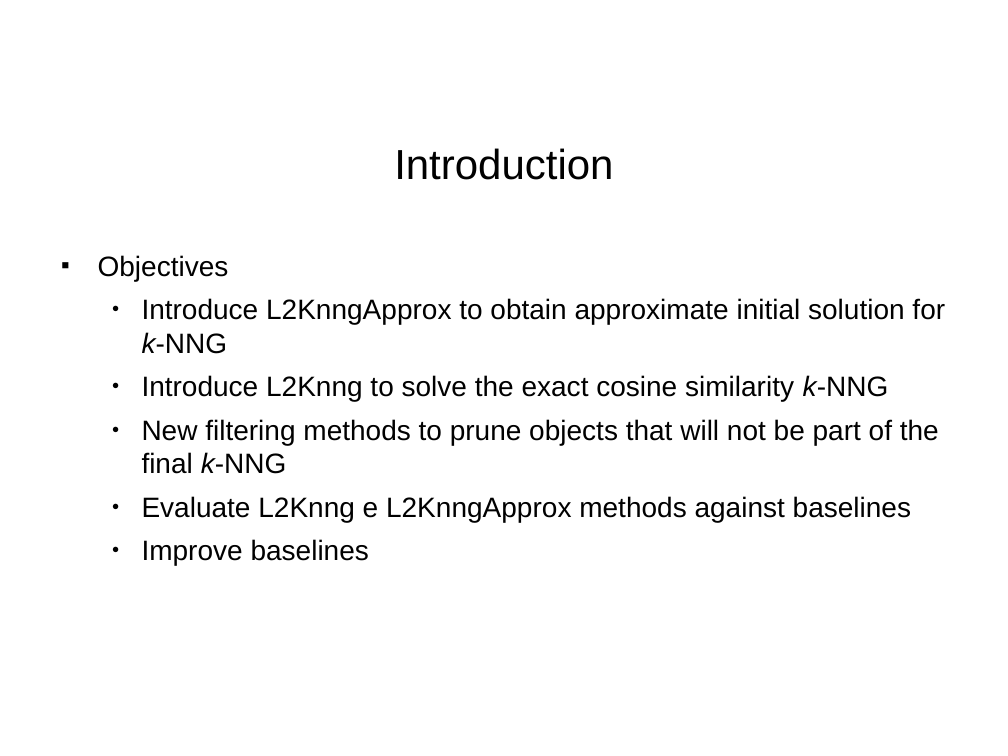
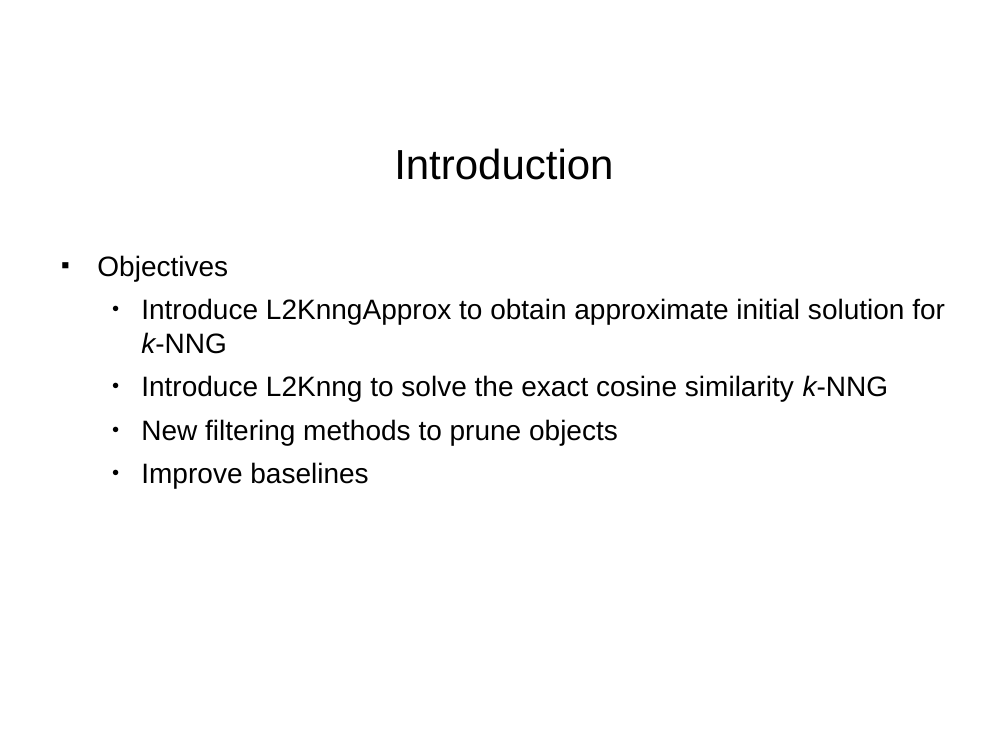
Before and after one commit to paulohq/apresentacao-L2KNNG, a slide deck: slide 7 of apresentacao-L2KNNG.ppt. Drawn at 1008x756 pixels with LibreOffice and Linux fonts; fonts in the diff are those of the drawing; background and template pictures are left out. Boxes give left, top, right and bottom in pixels: in the first picture for what was removed or moved away, otherwise in the second. Text is boxed around its words. In the diff, an @@ line names an element or a change of style, - is before the commit and + after.

```diff
--- a/apresentacao-L2KNNG.ppt
+++ b/apresentacao-L2KNNG.ppt
@@ text at [141,419,618,445]: text changed @@
-  ● New filtering methods to prune objects that will not be part of the final k-NNG
-  ● Evaluate L2Knng e L2KnngApprox methods against baselines
+  ● New filtering methods to prune objects
```
Also in this commit, not shown: 14 other slides changed, 1 slide added, 1 slide removed, 2 other files.
